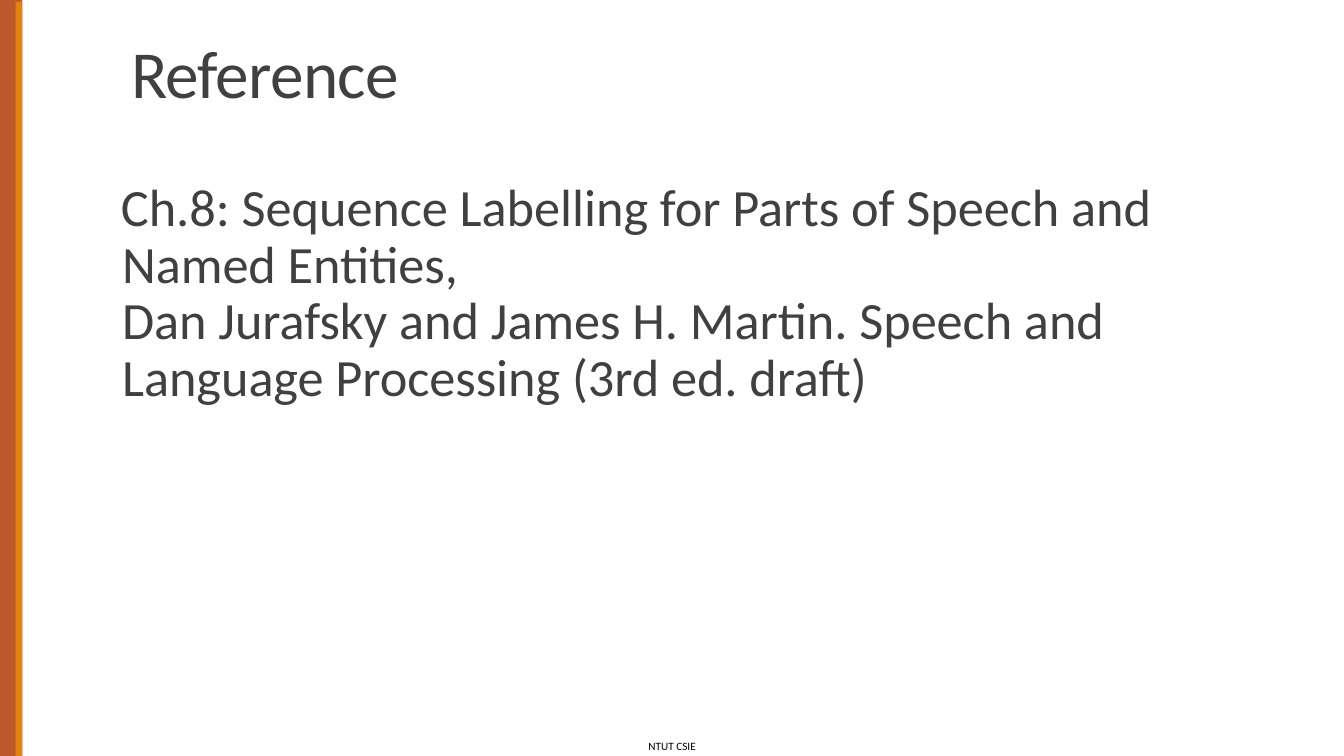
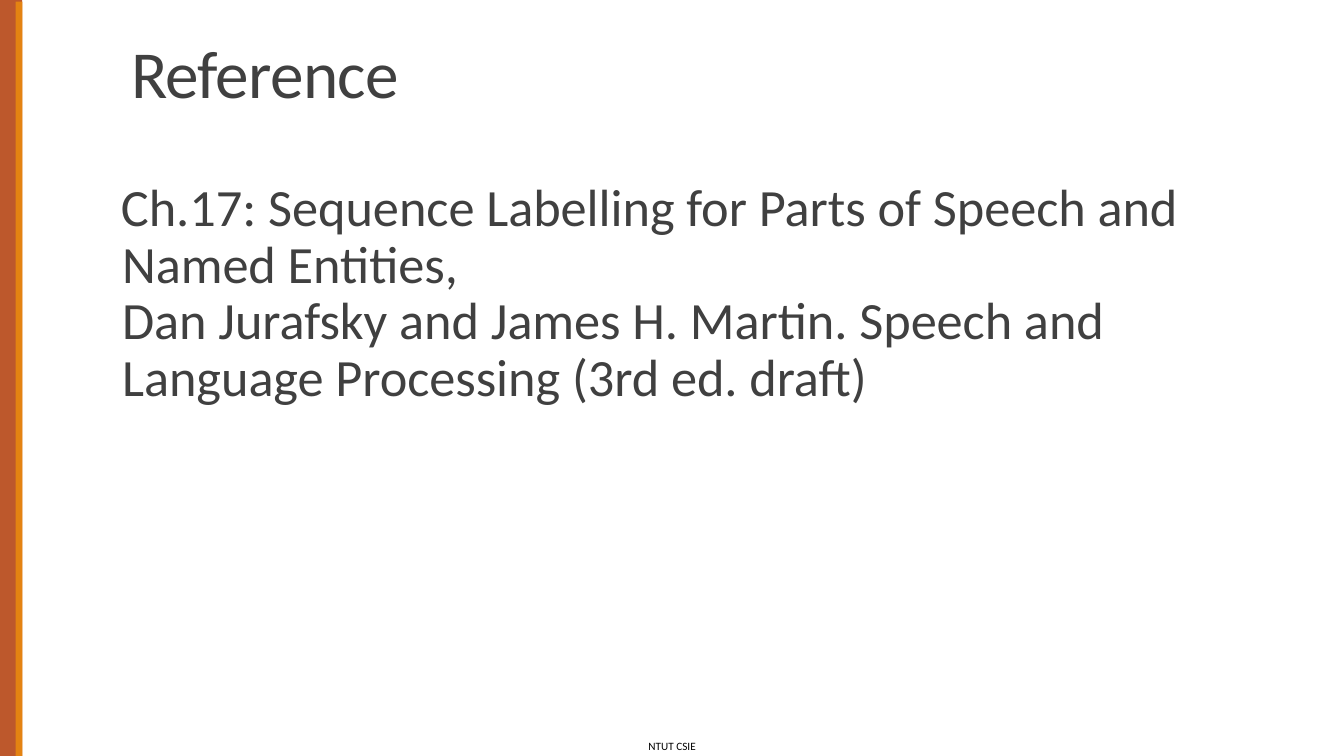
Before and after one commit to chriswjh/chriswjh.github.io, a slide deck: slide 2 of NLP_TM/17-POSNER.pptx. Drawn at 1344x756 pixels with LibreOffice and Linux fonts; fonts in the diff are those of the drawing. Boxes give left, top, right and bottom in pixels: in the first picture for what was removed or moved away, otherwise in the second. Text is boxed around its words. In the diff, an @@ line names an element or a change of style, - is before the commit and + after.

```diff
--- a/NLP_TM/17-POSNER.pptx
+++ b/NLP_TM/17-POSNER.pptx
@@ text at (x1=121, y1=189, x2=1178, y2=405): text changed @@
-Ch.8: Sequence Labelling for Parts of Speech and Named Entities,
-Dan Jurafsky and James H. Martin. Speech and Language Processing (3rd ed. draft)
+Ch.17: Sequence Labelling for Parts of Speech and Named Entities,
+Dan Jurafsky and James H. Martin. Speech and Language Processing (3rd ed. draft)
```
Also in this commit, not shown: 14 other slides changed, 4 other files.
